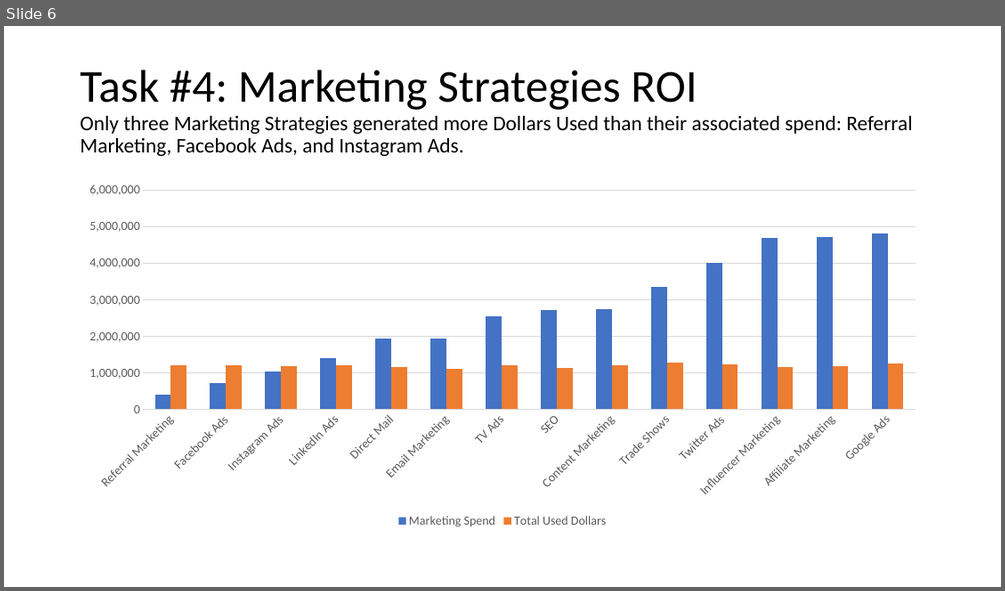
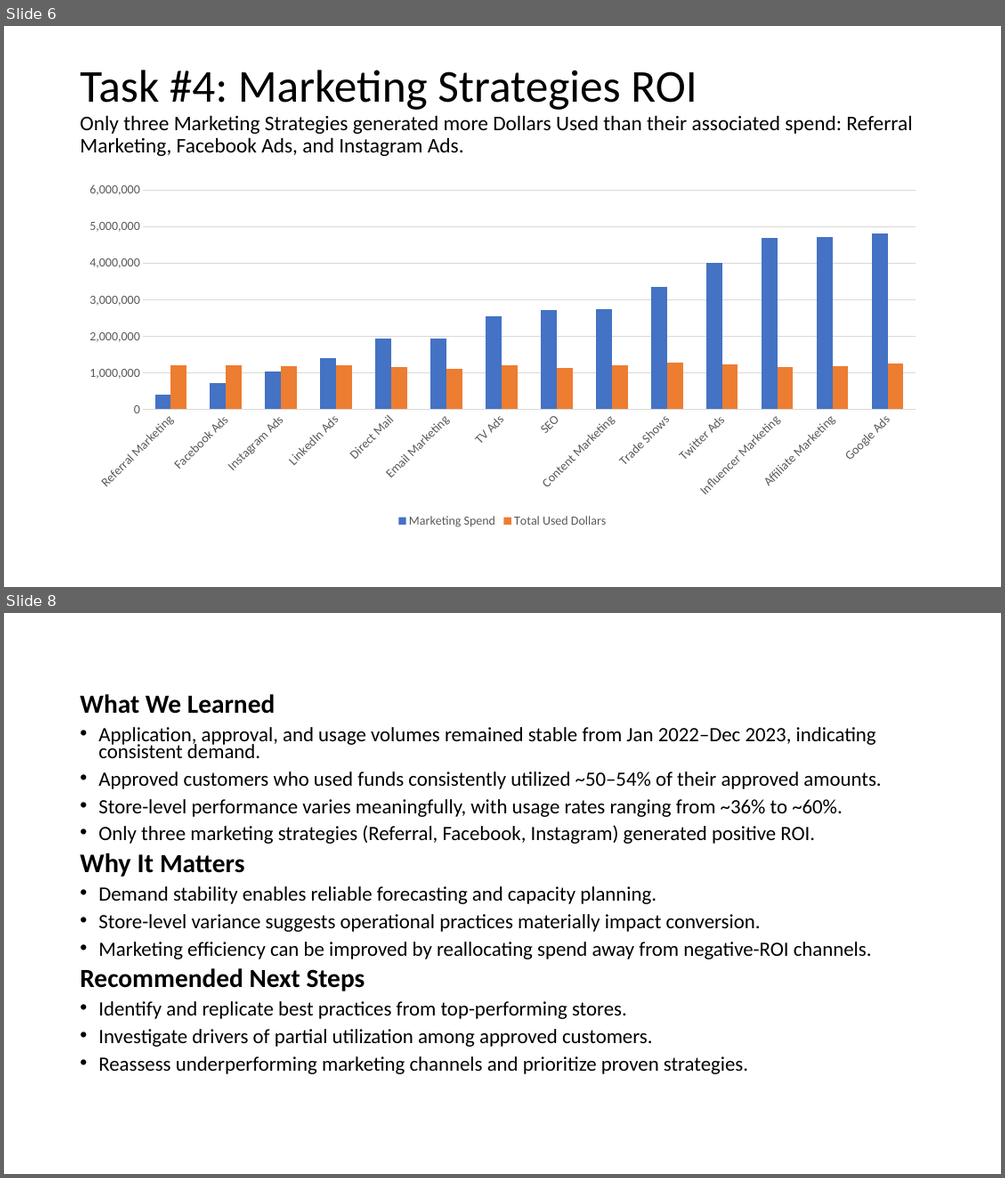
Before and after one commit to samhenderson5/Snap-Finance-Take-Home-Solutions, a slide deck: Sam_Henderson_Snap_TH.pptx. Shown one above the other, each under a label of ours: slide 6 before the commit, slides 6 and 8 after it; the slides between them are not shown. The pictures are 1005x591 and 1005x1178 pixels, drawn with LibreOffice and Linux fonts; fonts in the diff are those of the drawing. Boxes give left, top, right and bottom in pixels: in the first picture for what was removed or moved away, otherwise in the second. Text is boxed around its words. In the diff, an @@ line names an element or a change of style, - is before the commit and + after.

```diff
--- a/Sam_Henderson_Snap_TH.pptx
+++ b/Sam_Henderson_Snap_TH.pptx
@@ slide 8 added at (4,613,1001,1174), background #FFFFFF @@
@@ text added at (80,694,881,1074), 19.6 pt, text #000000 @@
+What We Learned
+• Application, approval, and usage volumes remained stable from Jan 2022–Dec 2023, indicating consistent demand.
+• Approved customers who used funds consistently utilized ~50–54% of their approved amounts.
+• Store-level performance varies meaningfully, with usage rates ranging from ~36% to ~60%.
+• Only three marketing strategies (Referral, Facebook, Instagram) generated positive ROI.
+Why It Matters
+• Demand stability enables reliable forecasting and capacity planning.
+• Store-level variance suggests operational practices materially impact conversion.
+• Marketing efficiency can be improved by reallocating spend away from negative-ROI channels.
+Recommended Next Steps
+• Identify and replicate best practices from top-performing stores.
+• Investigate drivers of partial utilization among approved customers.
+• Reassess underperforming marketing channels and prioritize proven strategies.
```
Also in this commit, not shown: 2 slides changed.
